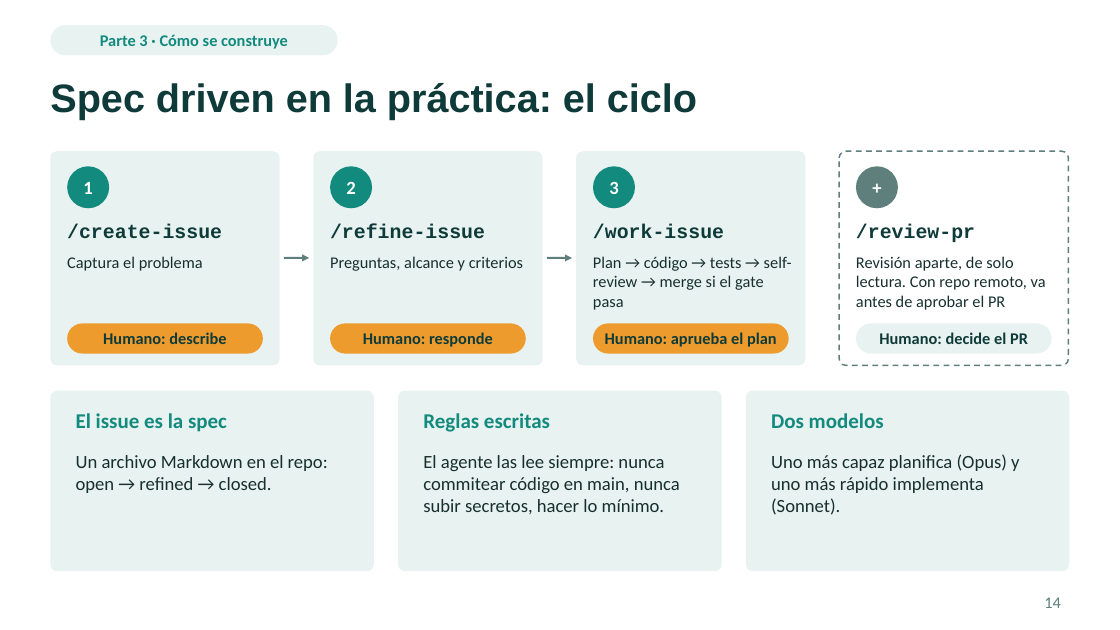
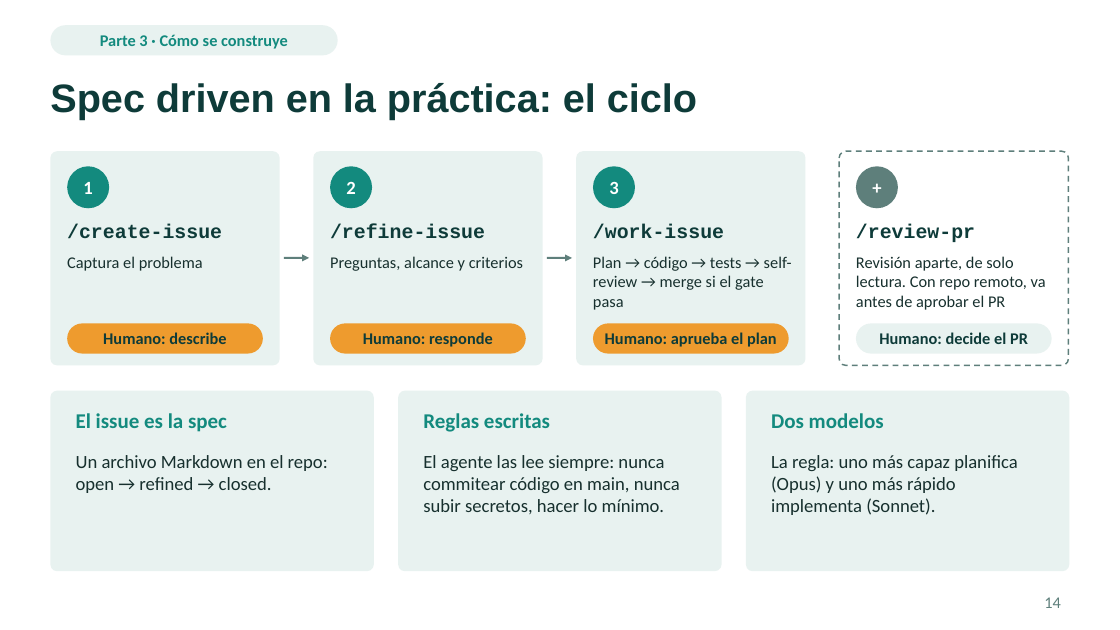
Before and after one commit to emiber/UTDT, a slide deck: slide 14 of docs/presentacion/presentacion.pptx. Drawn at 1120x630 pixels with LibreOffice and Linux fonts; fonts in the diff are those of the drawing. Boxes give left, top, right and bottom in pixels: in the first picture for what was removed or moved away, otherwise in the second. Text is boxed around its words. In the diff, an @@ line names an element or a change of style, - is before the commit and + after.

```diff
--- a/docs/presentacion/presentacion.pptx
+++ b/docs/presentacion/presentacion.pptx
@@ text at (x1=771, y1=455, x2=1017, y2=515): text changed @@
-Uno más capaz planifica (Opus) y uno más rápido implementa (Sonnet).
+La regla: uno más capaz planifica (Opus) y uno más rápido implementa (Sonnet).
```
Also in this commit, not shown: 14 other slides changed, 3 other files.
